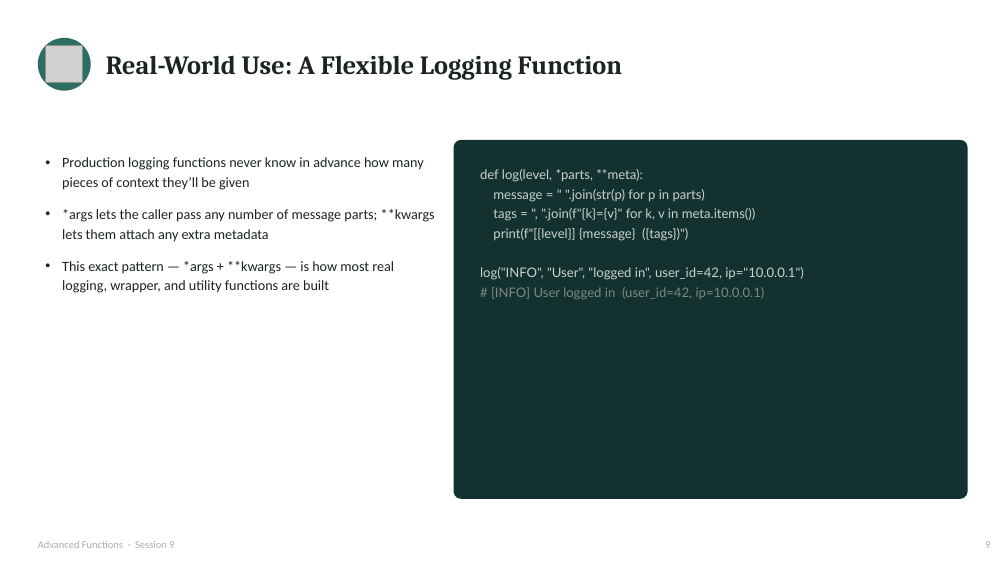
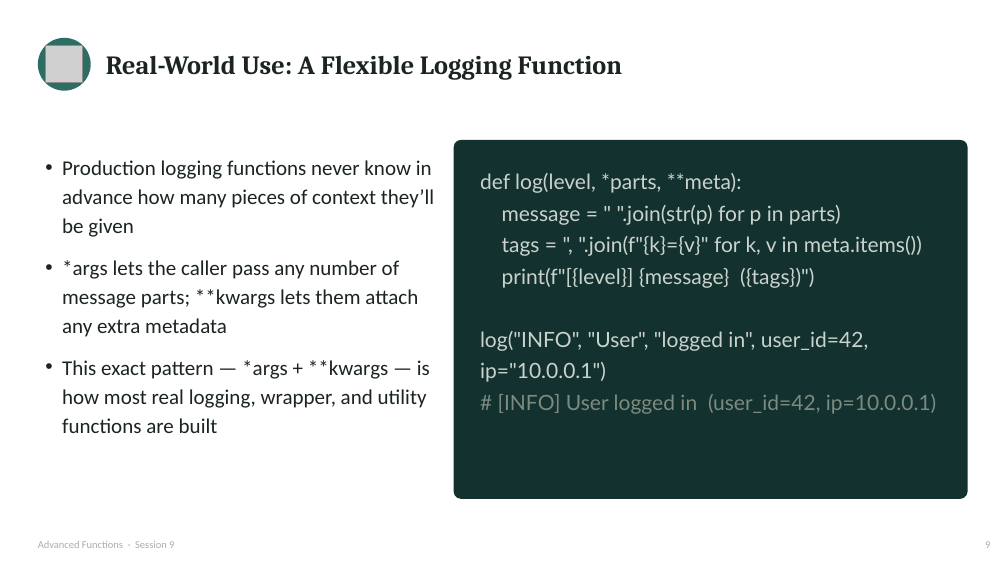
Before and after one commit to waseem-development/ai-ml-course, a slide deck: slide 9 of slides/1_python_slides/8_advanced_functions.pptx. Drawn at 1008x567 pixels with LibreOffice and Linux fonts; fonts in the diff are those of the drawing; grey boxes stand for pictures. Boxes give left, top, right and bottom in pixels: in the first picture for what was removed or moved away, otherwise in the second. Text is boxed around its words. In the diff, an @@ line names an element or a change of style, - is before the commit and + after.

Commit message:
Updated Advanced Functions file

```diff
--- a/slides/1_python_slides/8_advanced_functions.pptx
+++ b/slides/1_python_slides/8_advanced_functions.pptx
@@ text "Production logging functions never know ..." at (62, 160, 434, 433): size 13.5 to 20 pt @@
@@ text "def log(level, *parts, **meta):" at (480, 173, 936, 414): size 12.5 to 20 pt @@
```
Also in this commit, not shown: 9 other slides changed, 1 other file.
